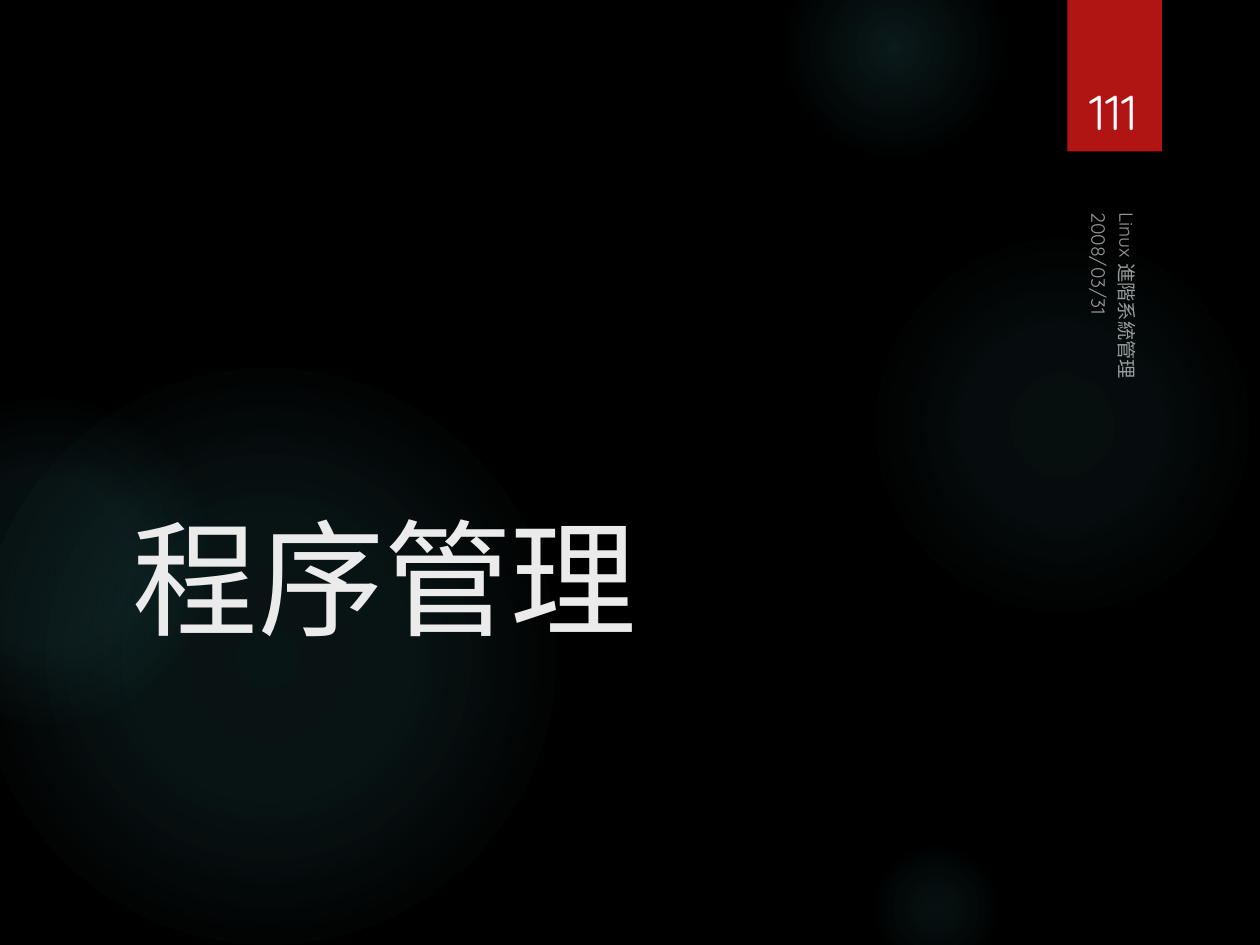
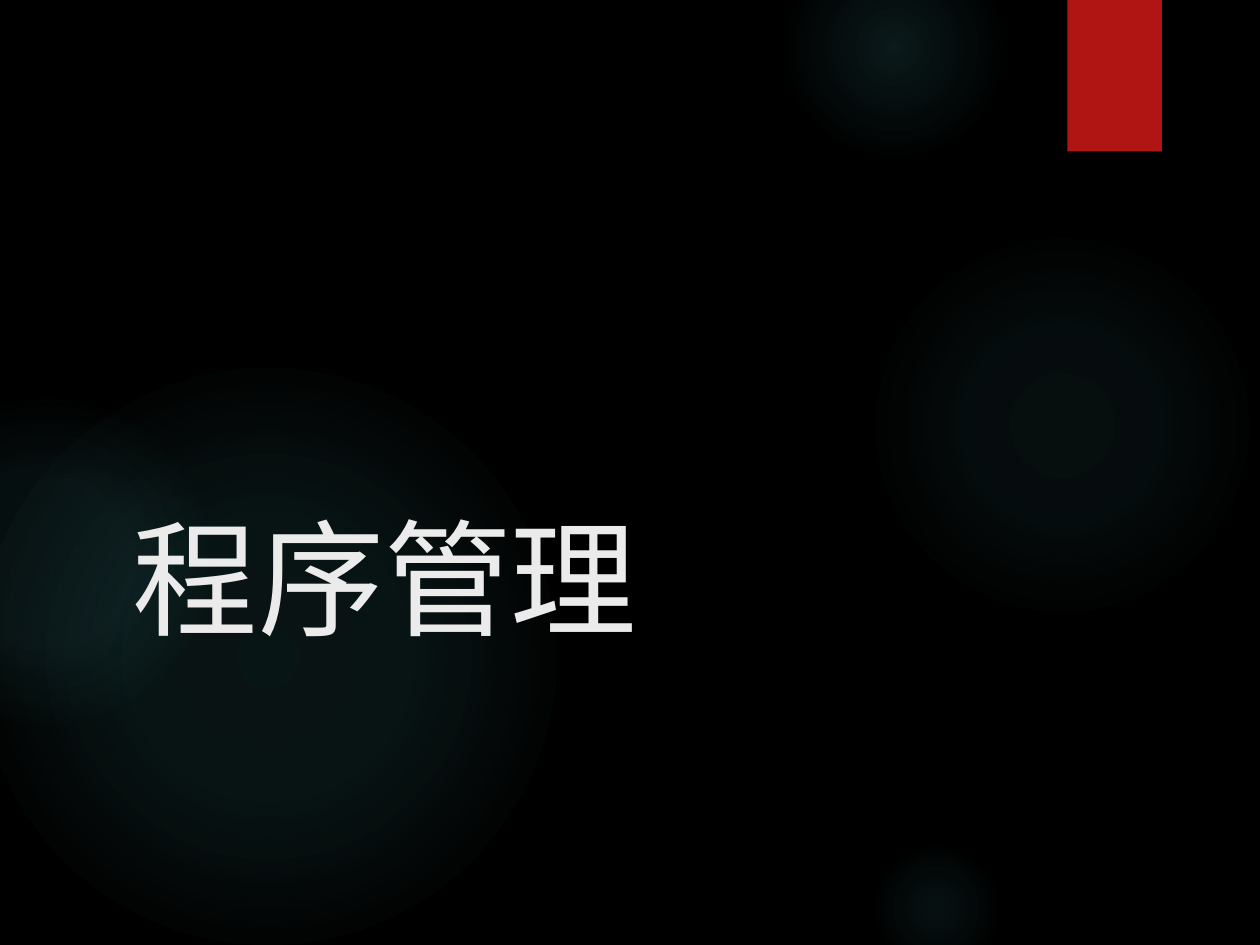
Before and after one commit to MCUITE/IoT, a slide deck: slide 111 of Lab/Lab02-RPi基礎操作與管理.pptx. Drawn at 1260x945 pixels with LibreOffice and Linux fonts; fonts in the diff are those of the drawing; background and template pictures are left out. Boxes give left, top, right and bottom in pixels: in the first picture for what was removed or moved away, otherwise in the second. Text is boxed around its words. In the diff, an @@ line names an element or a change of style, - is before the commit and + after.

```diff
--- a/Lab/Lab02-RPi基礎操作與管理.pptx
+++ b/Lab/Lab02-RPi基礎操作與管理.pptx
@@ page number removed at (1089, 95, 1138, 130) @@
-111
@@ text removed at (1085, 224, 1114, 312) @@
-2008/03/31
@@ text removed at (1113, 216, 1142, 376) @@
-Linux 進階系統管理
```
Also in this commit, not shown: 159 other slides changed, 3 slides added, 3 slides removed, 39 other files.
